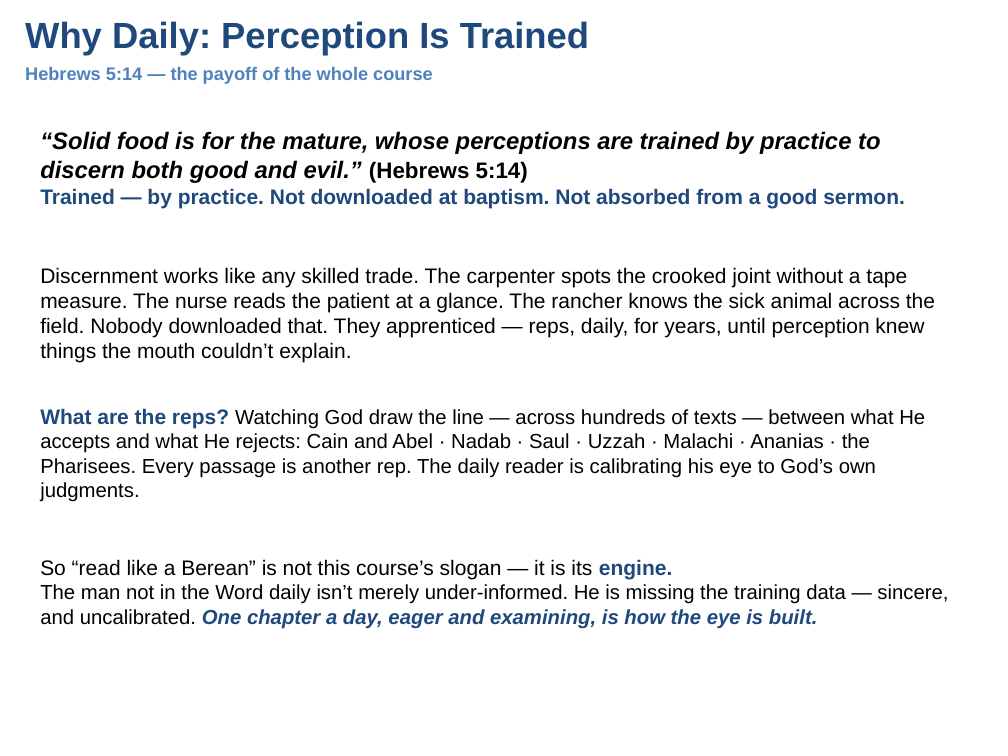
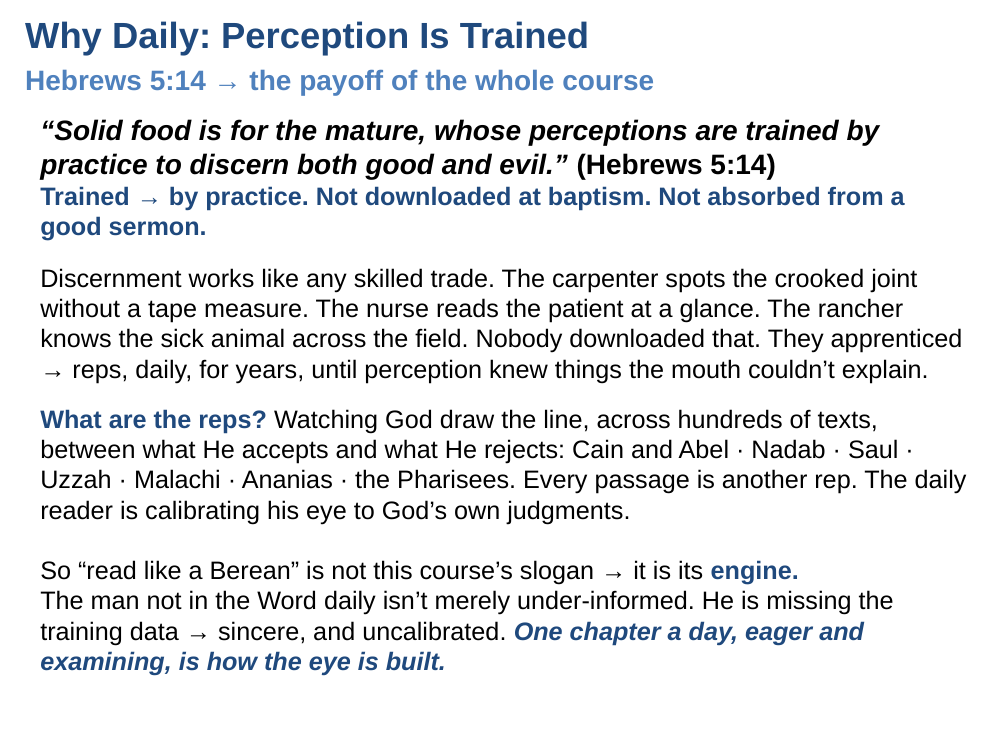
Before and after one commit to UsefulEngines/EvangelismPublic, a slide deck: slide 5 of 2026-Q4/05-TheBereanMethod/Week05-TheBereanMethod.pptx. Drawn at 1008x756 pixels with LibreOffice and Linux fonts; fonts in the diff are those of the drawing. Boxes give left, top, right and bottom in pixels: in the first picture for what was removed or moved away, otherwise in the second. Text is boxed around its words. In the diff, an @@ line names an element or a change of style, - is before the commit and + after.

```diff
--- a/2026-Q4/05-TheBereanMethod/Week05-TheBereanMethod.pptx
+++ b/2026-Q4/05-TheBereanMethod/Week05-TheBereanMethod.pptx
@@ text at (25,69,654,95): text changed; size 13 to 20 pt @@
-Hebrews 5:14 — the payoff of the whole course
+Hebrews 5:14 → the payoff of the whole course
@@ text at (40,119,880,179): size 17 to 20 pt in "“Solid food is for the mature, whose ..."; size 16 to 20 pt in "(Hebrews 5:14)" @@
@@ text "“Solid food is for the ...": place and size @@
-text "“Solid food is for the ..." at (40,131,905,208)
+text "“Solid food is for the ..." at (40,119,905,241)
@@ text at (40,186,905,241): text changed; size 15 to 18 pt @@
-Trained — by practice. Not downloaded at baptism. Not absorbed from a good sermon.
+Trained → by practice. Not downloaded at baptism. Not absorbed from a good sermon.
@@ text at (40,268,963,383): text changed; size 15 to 18 pt @@
-Discernment works like any skilled trade. The carpenter spots the crooked joint without a tape measure. The nurse reads the patient at a glance. The rancher knows the sick animal across the field. Nobody downloaded that. They apprenticed — reps, daily, for years, until perception knew things the mouth couldn’t explain.
+Discernment works like any skilled trade. The carpenter spots the crooked joint without a tape measure. The nurse reads the patient at a glance. The rancher knows the sick animal across the field. Nobody downloaded that. They apprenticed → reps, daily, for years, until perception knew things the mouth couldn’t explain.
@@ text at (40,409,967,524): text changed; size 14.5 to 18 pt @@
-What are the reps? Watching God draw the line — across hundreds of texts — between what He accepts and what He rejects: Cain and Abel · Nadab · Saul · Uzzah · Malachi · Ananias · the Pharisees. Every passage is another rep. The daily reader is calibrating his eye to God’s own judgments.
+What are the reps? Watching God draw the line, across hundreds of texts, between what He accepts and what He rejects: Cain and Abel · Nadab · Saul · Uzzah · Malachi · Ananias · the Pharisees. Every passage is another rep. The daily reader is calibrating his eye to God’s own judgments.
@@ text at (40,560,894,675): text changed; size 14.5 to 18 pt @@
-So “read like a Berean” is not this course’s slogan — it is its engine.
-The man not in the Word daily isn’t merely under-informed. He is missing the training data — sincere, and uncalibrated. One chapter a day, eager and examining, is how the eye is built.
+So “read like a Berean” is not this course’s slogan → it is its engine.
+The man not in the Word daily isn’t merely under-informed. He is missing the training data → sincere, and uncalibrated. One chapter a day, eager and examining, is how the eye is built.
```
Also in this commit, not shown: 6 other slides changed.
